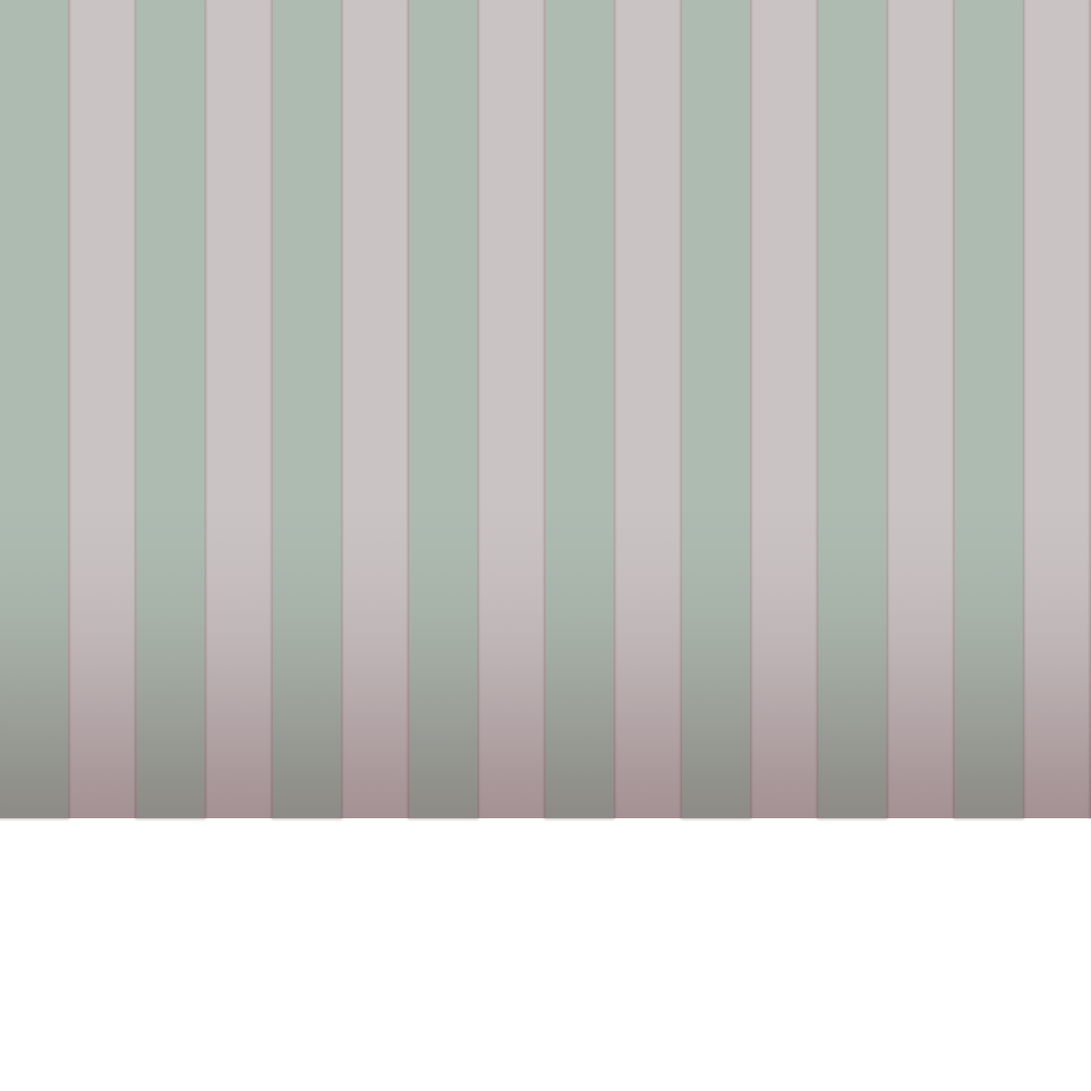
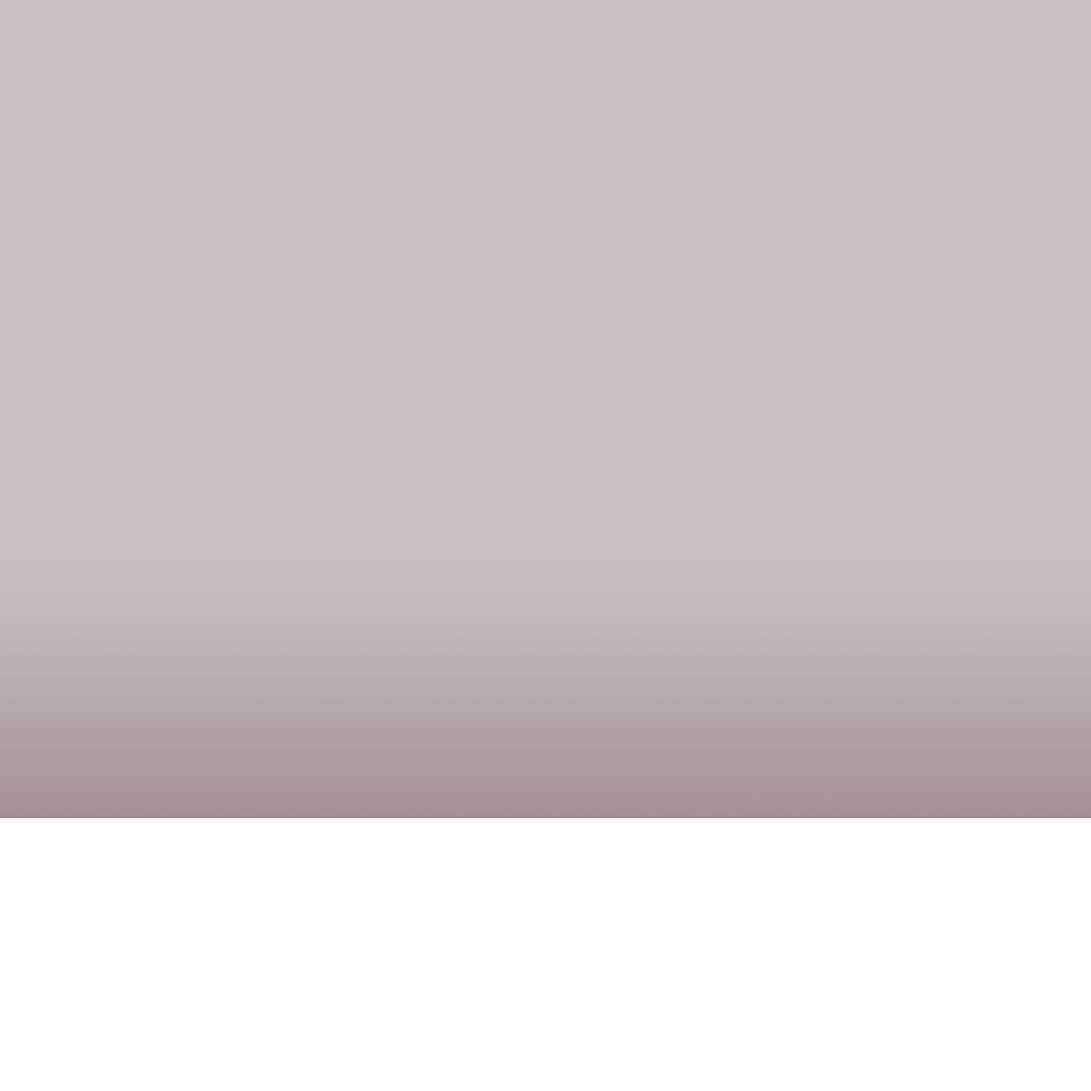
Revision of a layered w=1091, h=1091 image; what changed, layer by layer:
renamed "Color Fill 1" to "Stripes", hid it over [0,0,1091,819]
